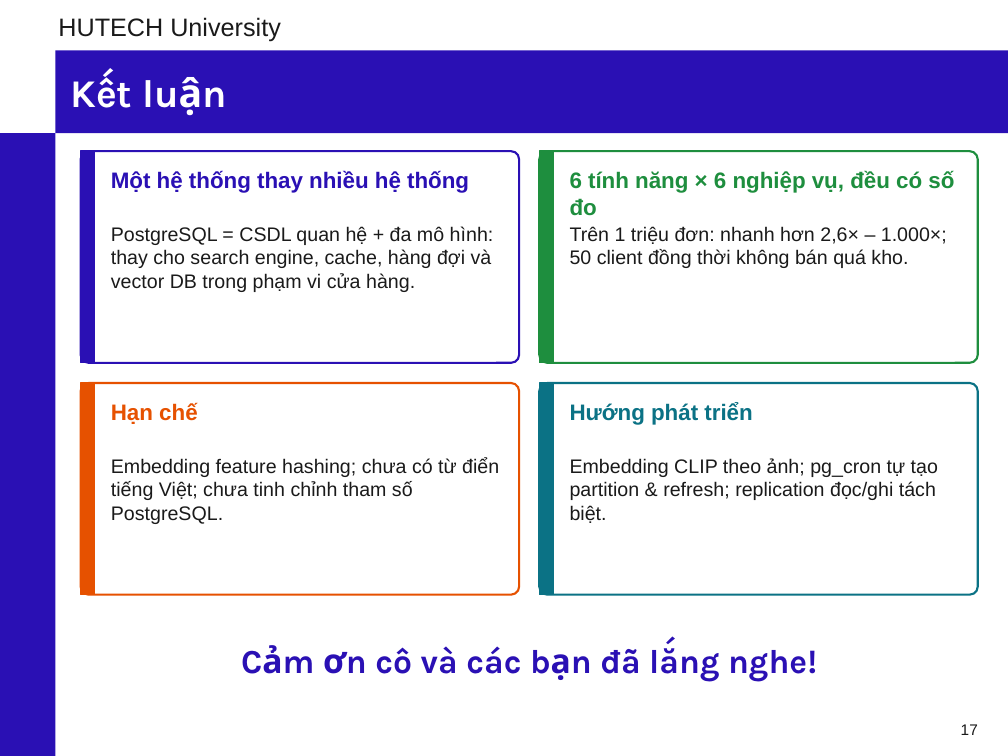
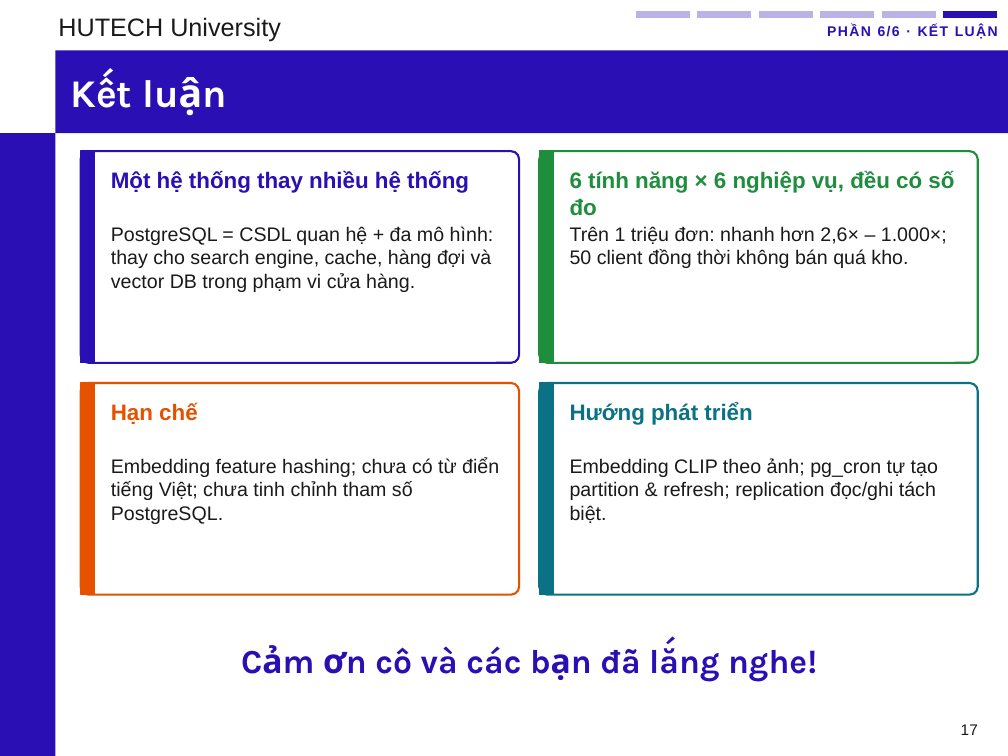
Before and after one commit to phunganhtuan123/master-csdl, a slide deck: slide 17 of docs/Slide_CSDL_Nhom6_PostgreSQL.pptx. Drawn at 1008x756 pixels with LibreOffice and Linux fonts; fonts in the diff are those of the drawing; background and template pictures are left out. Boxes give left, top, right and bottom in pixels: in the first picture for what was removed or moved away, otherwise in the second. Text is boxed around its words. In the diff, an @@ line names an element or a change of style, - is before the commit and + after.

Commit message:
Slide: sơ đồ kiến trúc & ERD vẽ bằng shape, chỉ báo phần 1-6 trên mỗi slide, gộp index vào Thiết kế CSDL

```diff
--- a/docs/Slide_CSDL_Nhom6_PostgreSQL.pptx
+++ b/docs/Slide_CSDL_Nhom6_PostgreSQL.pptx
@@ rectangle added at box(635, 10, 690, 19), fill #B9B3E6, outline #FFFFFF 1 pt @@
@@ rectangle added at box(697, 10, 752, 19), fill #B9B3E6, outline #FFFFFF 1 pt @@
@@ rectangle added at box(758, 10, 813, 19), fill #B9B3E6, outline #FFFFFF 1 pt @@
@@ rectangle added at box(820, 10, 875, 19), fill #B9B3E6, outline #FFFFFF 1 pt @@
@@ text added at box(827, 25, 998, 39), 10 pt, text #2A10B4, bold @@
+PHẦN 6/6 · KẾT LUẬN
@@ rectangle added at box(881, 10, 936, 19), fill #B9B3E6, outline #FFFFFF 1 pt @@
@@ rectangle added at box(942, 10, 998, 19), fill #2A10B4, outline #FFFFFF 1 pt @@
```
Also in this commit, not shown: 13 other slides changed, 2 slides added, 2 slides removed, 2 other files.
